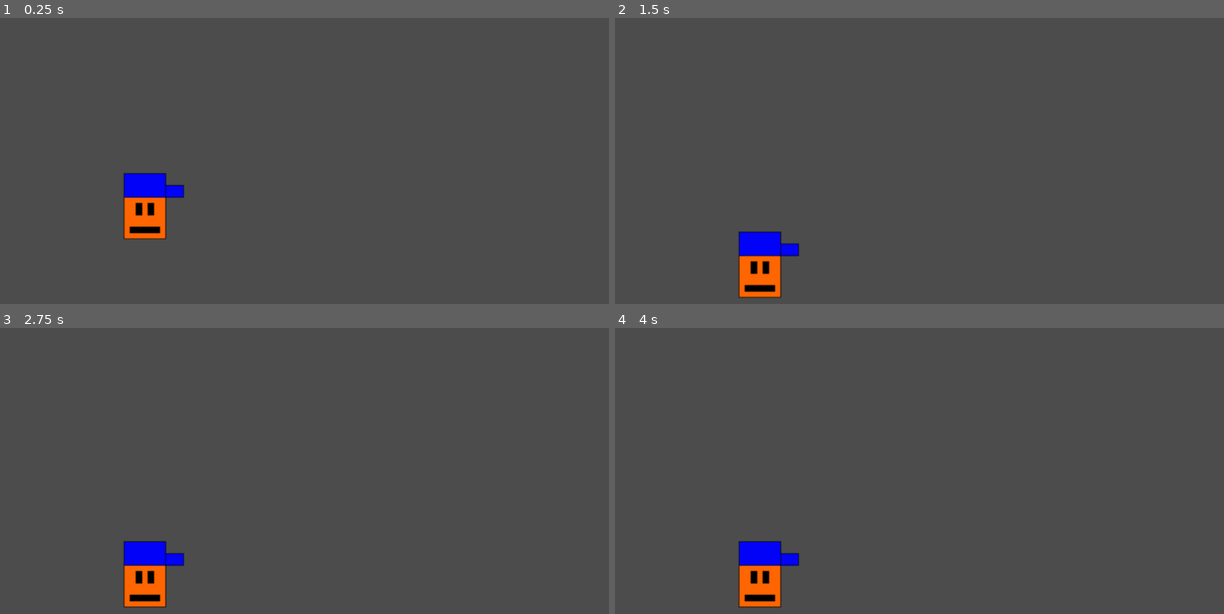
Above: before the commit, frames 1-4 (two rows, left to right).
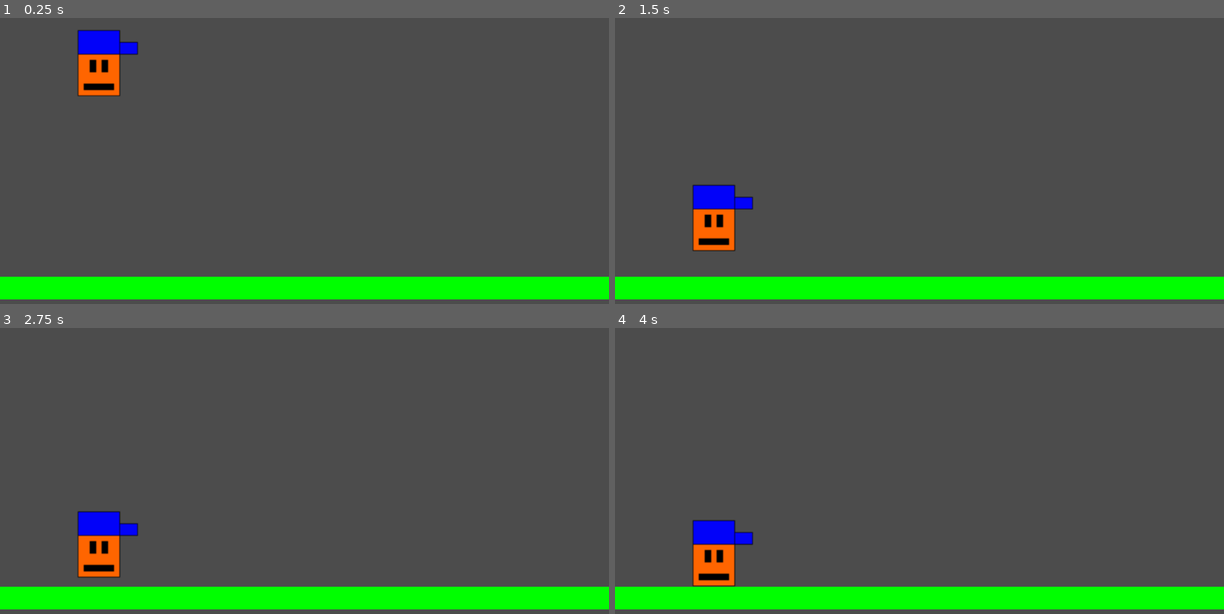
Above: after the commit, the same moments.

Repository: ckoparir/ricks_advanture
Game: Godot game, scene res://scenes/Level01.tscn
The game is run twice, just before and just after one commit, with the same random seed, the same clock (stepped at 60 frames per second) and the same inputs.
Inputs:
- Up to frame 1 (0.25 s): no input
- Up to frame 2 (1.5 s): no input
- Up to frame 3 (2.75 s): no input
- Up to frame 4 (4 s): no input

The runs differ from the first frame. In frame 1, 11% of the frame differs, in the area x 0-100%, y 4-99%; in frame 2, 11%; in frame 3, 11%; in frame 4, 11%.

Commit message:
zeminler

Diff:
--- /dev/null
+++ b/assets/zemin_taş.svg
@@ -0,0 +1,71 @@
+<?xml version="1.0" encoding="UTF-8" standalone="no"?>
+<svg
+   xmlns:dc="http://purl.org/dc/elements/1.1/"
+   xmlns:cc="http://creativecommons.org/ns#"
+   xmlns:rdf="http://www.w3.org/1999/02/22-rdf-syntax-ns#"
+   xmlns:svg="http://www.w3.org/2000/svg"
+   xmlns="http://www.w3.org/2000/svg"
+   xmlns:sodipodi="http://sodipodi.sourceforge.net/DTD/sodipodi-0.dtd"
+   xmlns:inkscape="http://www.inkscape.org/namespaces/inkscape"
+   width="16"
+   height="16"
+   viewBox="0 0 4.2333332 4.2333332"
+   version="1.1"
+   id="svg777"
+   sodipodi:docname="zemin_taş.svg"
+   inkscape:version="1.0.2 (e86c870879, 2021-01-15)">
+  <defs
+     id="defs771" />
+  <sodipodi:namedview
+     id="base"
+     pagecolor="#ffffff"
+     bordercolor="#666666"
+     borderopacity="1.0"
+     inkscape:pageopacity="0.0"
+     inkscape:pageshadow="2"
+     inkscape:zoom="22.4"
+     inkscape:cx="7.02176"
+     inkscape:cy="5.974752"
+     inkscape:document-units="mm"
+     inkscape:current-layer="layer1"
+     inkscape:document-rotation="0"
+     showgrid="true"
+     units="px"
+     inkscape:snap-bbox="true"
+     inkscape:bbox-nodes="true"
+     inkscape:showpageshadow="false"
+     borderlayer="false"
+     inkscape:window-width="1366"
+     inkscape:window-height="704"
+     inkscape:window-x="0"
+     inkscape:window-y="0"
+     inkscape:window-maximized="1">
+    <inkscape:grid
+       type="xygrid"
+       id="grid1604" />
+  </sodipodi:namedview>
+  <metadata
+     id="metadata774">
+    <rdf:RDF>
+      <cc:Work
+         rdf:about="">
+        <dc:format>image/svg+xml</dc:format>
+        <dc:type
+           rdf:resource="http://purl.org/dc/dcmitype/StillImage" />
+        <dc:title></dc:title>
+      </cc:Work>
+    </rdf:RDF>
+  </metadata>
+  <g
+     inkscape:label="Katman 1"
+     inkscape:groupmode="layer"
+     id="layer1">
+    <rect
+       style="opacity:1;fill:#a05a2c;stroke:none;stroke-width:0.263085"
+       id="rect779"
+       width="4.2333331"
+       height="4.2333331"
+       x="0"
+       y="0" />
+  </g>
+</svg>
--- /dev/null
+++ b/assets/zemin_çim.svg
@@ -0,0 +1,71 @@
+<?xml version="1.0" encoding="UTF-8" standalone="no"?>
+<svg
+   xmlns:dc="http://purl.org/dc/elements/1.1/"
+   xmlns:cc="http://creativecommons.org/ns#"
+   xmlns:rdf="http://www.w3.org/1999/02/22-rdf-syntax-ns#"
+   xmlns:svg="http://www.w3.org/2000/svg"
+   xmlns="http://www.w3.org/2000/svg"
+   xmlns:sodipodi="http://sodipodi.sourceforge.net/DTD/sodipodi-0.dtd"
+   xmlns:inkscape="http://www.inkscape.org/namespaces/inkscape"
+   width="16"
+   height="16"
+   viewBox="0 0 4.2333332 4.2333332"
+   version="1.1"
+   id="svg777"
+   sodipodi:docname="zemin.svg"
+   inkscape:version="1.0.2 (e86c870879, 2021-01-15)">
+  <defs
+     id="defs771" />
+  <sodipodi:namedview
+     id="base"
+     pagecolor="#ffffff"
+     bordercolor="#666666"
+     borderopacity="1.0"
+     inkscape:pageopacity="0.0"
+     inkscape:pageshadow="2"
+     inkscape:zoom="22.4"
+     inkscape:cx="7.02176"
+     inkscape:cy="5.974752"
+     inkscape:document-units="mm"
+     inkscape:current-layer="layer1"
+     inkscape:document-rotation="0"
+     showgrid="true"
+     units="px"
+     inkscape:snap-bbox="true"
+     inkscape:bbox-nodes="true"
+     inkscape:showpageshadow="false"
+     borderlayer="false"
+     inkscape:window-width="1366"
+     inkscape:window-height="704"
+     inkscape:window-x="0"
+     inkscape:window-y="0"
+     inkscape:window-maximized="1">
+    <inkscape:grid
+       type="xygrid"
+       id="grid1604" />
+  </sodipodi:namedview>
+  <metadata
+     id="metadata774">
+    <rdf:RDF>
+      <cc:Work
+         rdf:about="">
+        <dc:format>image/svg+xml</dc:format>
+        <dc:type
+           rdf:resource="http://purl.org/dc/dcmitype/StillImage" />
+        <dc:title></dc:title>
+      </cc:Work>
+    </rdf:RDF>
+  </metadata>
+  <g
+     inkscape:label="Katman 1"
+     inkscape:groupmode="layer"
+     id="layer1">
+    <rect
+       style="opacity:1;fill:#00ff00;stroke:none;stroke-width:0.263085"
+       id="rect779"
+       width="4.2333331"
+       height="4.2333331"
+       x="0"
+       y="0" />
+  </g>
+</svg>
--- a/scenes/Level01.tscn
+++ b/scenes/Level01.tscn
@@ -6,7 +6,8 @@
 [node name="Level01" type="Node2D"]
 
 [node name="Platform" parent="." instance=ExtResource( 2 )]
-position = Vector2( 424.291, 561.231 )
+position = Vector2( 427.654, 536.004 )
+scale = Vector2( 10, 2 )
 
 [node name="Rick" parent="." instance=ExtResource( 1 )]
-position = Vector2( 249.187, 390.617 )
+position = Vector2( 171.825, 140.03 )
--- a/scenes/Platform.tscn
+++ b/scenes/Platform.tscn
@@ -1,18 +1,19 @@
-[gd_scene load_steps=2 format=2]
+[gd_scene load_steps=3 format=2]
+
+[ext_resource path="res://assets/zemin_çim.svg" type="Texture" id=1]
 
 [sub_resource type="RectangleShape2D" id=1]
-extents = Vector2( 305.195, 10 )
+extents = Vector2( 31.3335, 10 )
 
 [node name="Platform" type="Node2D"]
 
 [node name="StaticBody2D" type="StaticBody2D" parent="."]
 
 [node name="Sprite" type="Sprite" parent="StaticBody2D"]
-modulate = Color( 0.25098, 0.0941176, 0.741176, 1 )
-self_modulate = Color( 0.0352941, 0.152941, 0.380392, 1 )
+position = Vector2( -0.238016, -0.140308 )
+scale = Vector2( 8.89764, 1.19292 )
+texture = ExtResource( 1 )
 
 [node name="CollisionShape2D" type="CollisionShape2D" parent="StaticBody2D"]
-modulate = Color( 0.819608, 0.0470588, 0.0470588, 1 )
-self_modulate = Color( 0.878431, 0.0588235, 0.0588235, 1 )
 scale = Vector2( 2.28, 1 )
 shape = SubResource( 1 )
--- a/scenes/Rick.tscn
+++ b/scenes/Rick.tscn
@@ -1,11 +1,19 @@
-[gd_scene load_steps=2 format=2]
+[gd_scene load_steps=3 format=2]
 
 [ext_resource path="res://assets/rick.svg" type="Texture" id=1]
+
+[sub_resource type="PhysicsMaterial" id=1]
+friction = 0.7
+rough = true
+bounce = 0.5
 
 [node name="Rick" type="Node2D"]
 
 [node name="RigidBody2D" type="RigidBody2D" parent="."]
 mode = 2
+mass = 4.18469
+physics_material_override = SubResource( 1 )
+gravity_scale = 4.32
 
 [node name="CollisionPolygon2D" type="CollisionPolygon2D" parent="RigidBody2D"]
 position = Vector2( -5.2556, 3.99426 )
Not shown, added: assets/Uzun vadiler.svg.import
Not shown, added: assets/zemin_taş.svg.import
Not shown, added: assets/zemin_çim.svg.import
